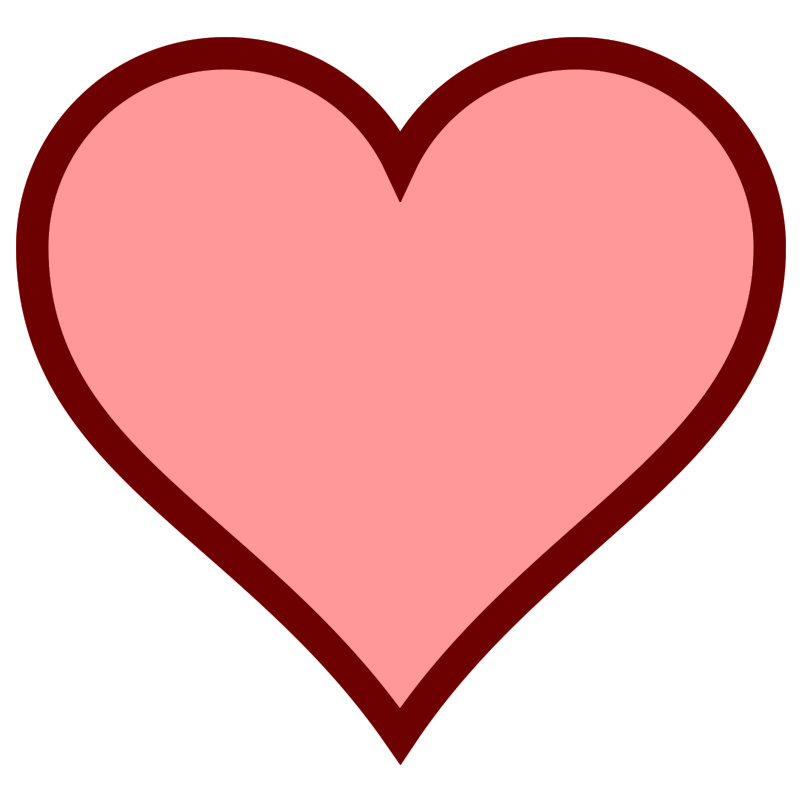
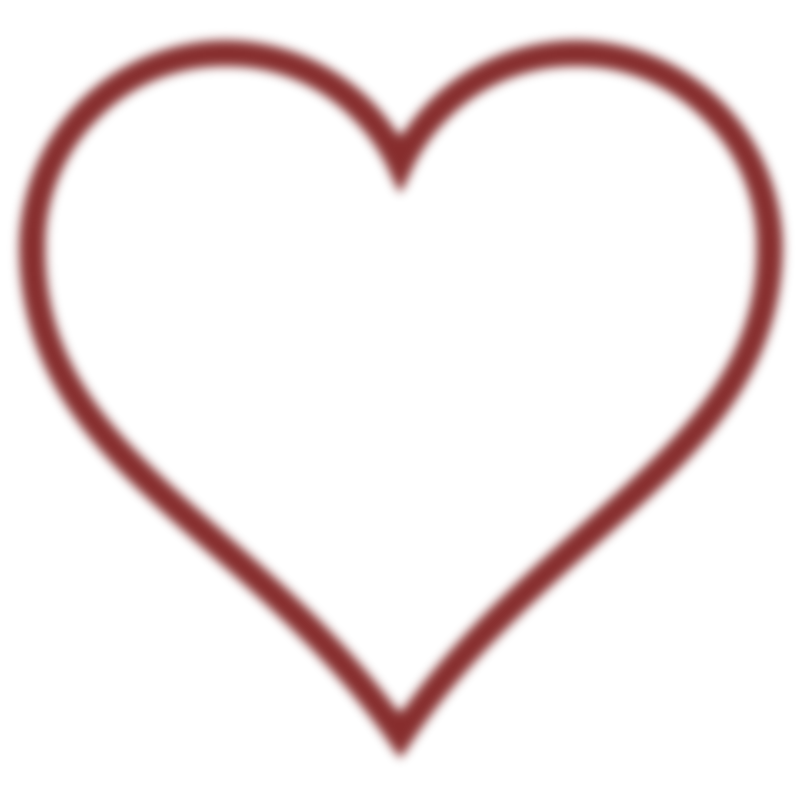
The second 800 × 800 image is a revision of the first. Changes to its layers:
painted on "cursor" (2nd of 2, in "cursor") over (9, 30, 793, 766)
removed layer "cursor copy" from group "cursor" over (16, 37, 786, 765)
